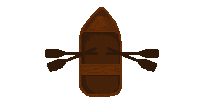
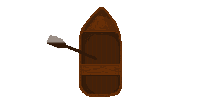
Two versions of the same layered image (200x100). Layer-by-layer changes:
hid "Airo taka copy" over <box>46,45,98,73</box>
hid "Airo keski copy" over <box>45,49,98,58</box>
added layer "Airo etu vesi #1" above "Airo etu copy" over <box>46,34,98,62</box>
hid "Airo taka" over <box>106,47,158,73</box>
hid "Airo keski" over <box>106,49,159,58</box>
